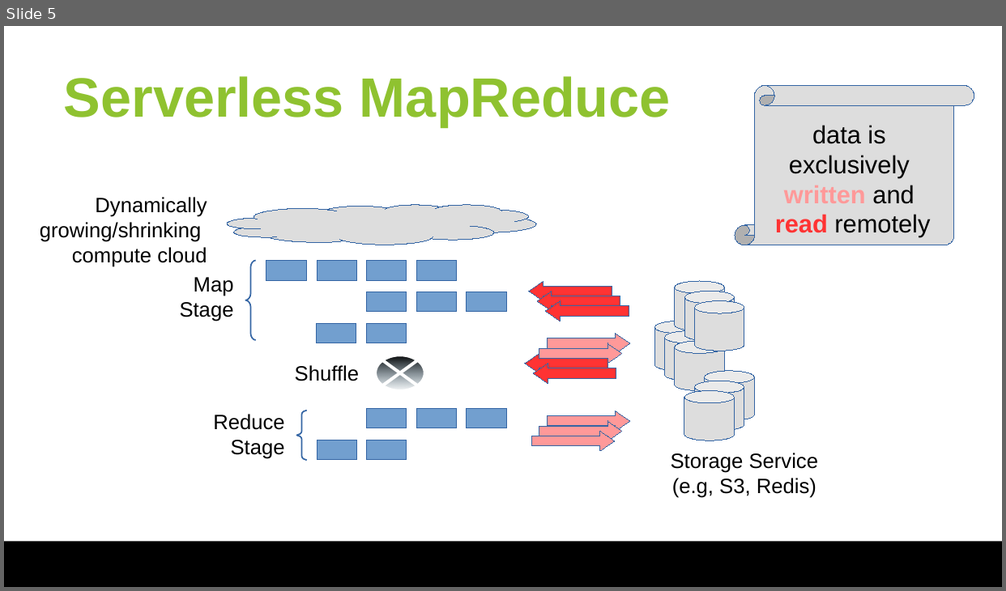
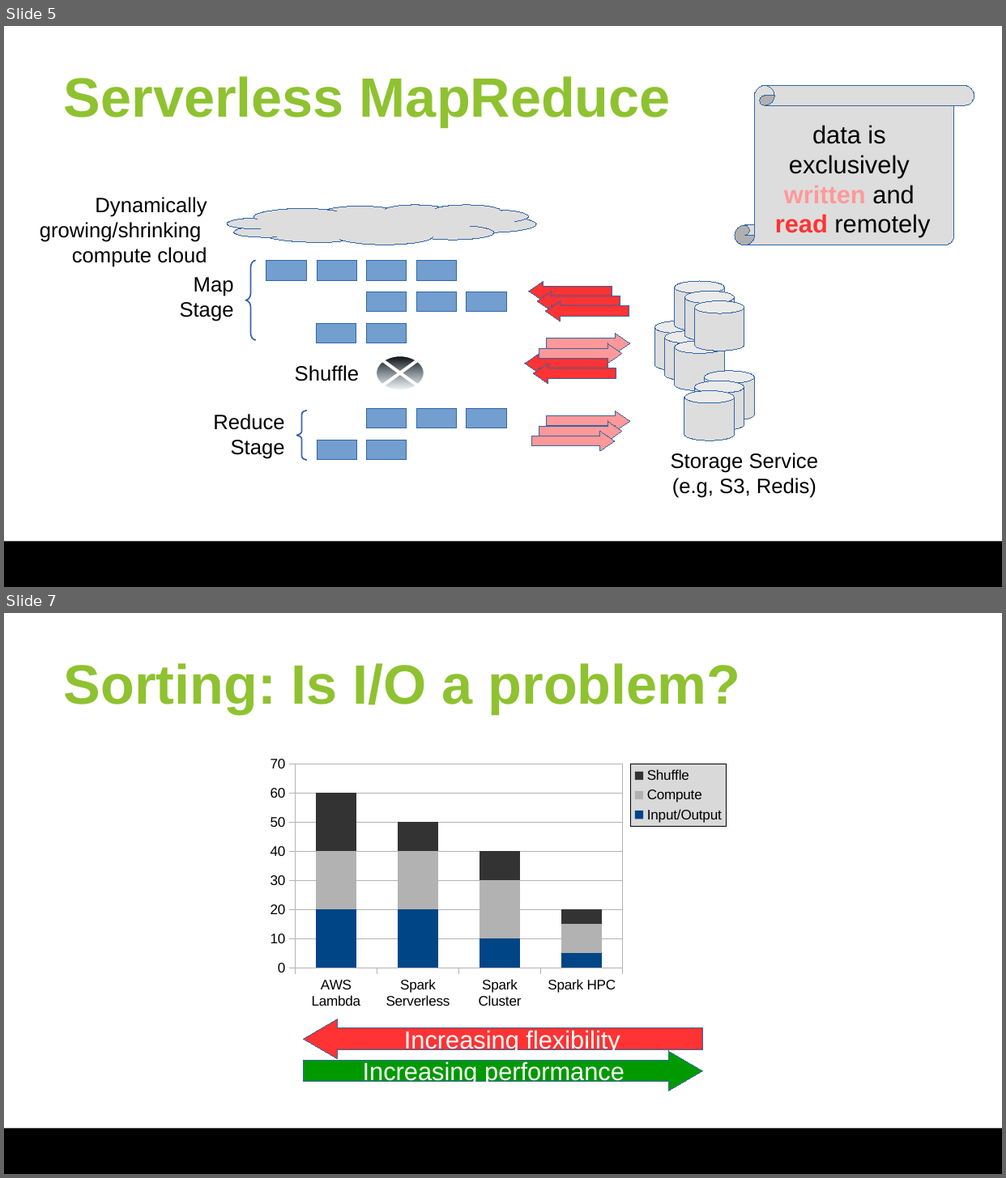
Before and after one commit to huangyibo/spark-summit-18, a slide deck: slides/spark-summit-18.odp. Shown one above the other, each under a label of ours: slide 5 before the commit, slides 5 and 7 after it; the slides between them are not shown. The pictures are 1006x591 and 1006x1178 pixels, drawn with LibreOffice and Linux fonts; fonts in the diff are those of the drawing; background and template pictures are left out. Boxes give left, top, right and bottom in pixels: in the first picture for what was removed or moved away, otherwise in the second. Text is boxed around its words. In the diff, an @@ line names an element or a change of style, - is before the commit and + after.

```diff
--- a/slides/spark-summit-18.odp
+++ b/slides/spark-summit-18.odp
@@ slide 7 added at (4,613,1002,1174), background #FFFFFF; not listed: 1 template element that a slide beside it also shows @@
@@ title added at (64,663,740,714), 40 pt, text #8FC230, bold @@
+Sorting: Is I/O a problem?
@@ column stacked chart added at (261,751,735,1014) @@
+categories: AWS Lambda, Spark Serverless, Spark Cluster, Spark HPC
+Input/Output: 20, 20, 10, 5
+Compute: 20, 20, 20, 10
+Shuffle: 20, 10, 10, 5
@@ left arrow added at (304,1019,702,1059), fill #FF3333, outline #3465A4 0 pt, 18 pt, text #FFFFFF @@
+Increasing flexibility
@@ left arrow added at (304,1051,702,1091), fill #009900, outline #3465A4 0 pt, 18 pt, text #FFFFFF @@
+Increasing performance
```
Also in this commit, not shown: 2 slides changed, 3 other slides added.
